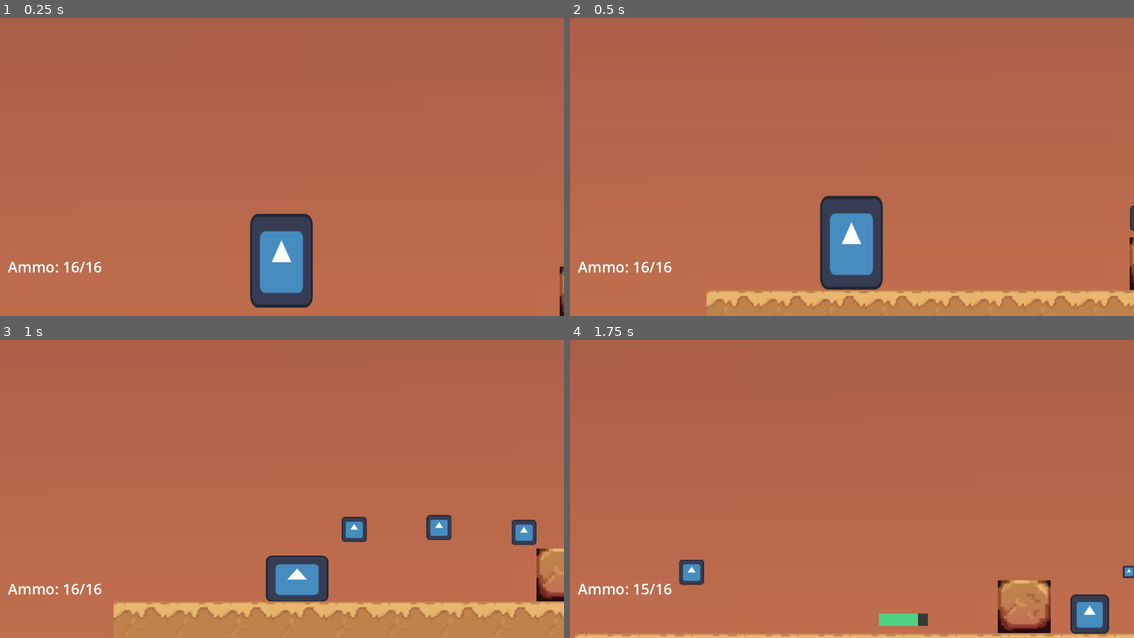
Above: before the commit, frames 1-4 (two rows, left to right).
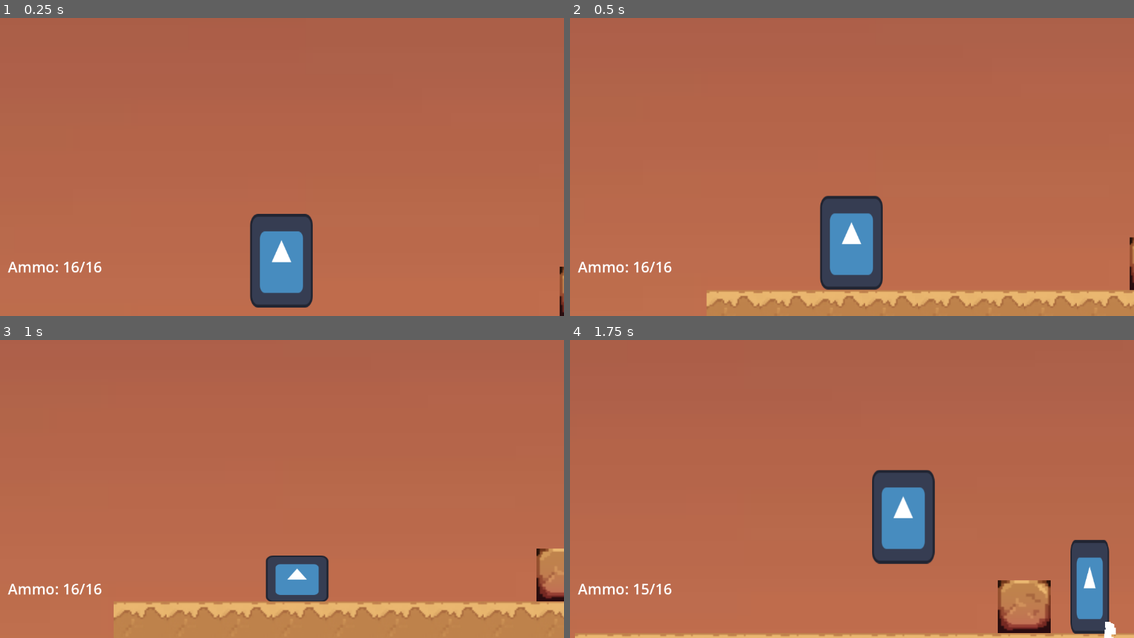
Above: after the commit, the same moments.

Repository: dzfrias/gladiator
Game: Godot game, scene res://scenes/level_playtest.tscn
Two runs of this game, one before a commit and one after it. Both use one fixed random seed, a clock stepped at 60 frames per second and the inputs below. This scene is started directly instead of the project's main scene. The engine's default icon, where the game draws it, is replaced by a stand-in: a white triangle on a blue panel in a dark square.
Inputs (mouse positions are in pixels of both pictures, inside the frame that each line leads up to):
- Up to frame 1 (0.25 s): no input
- Up to frame 2 (0.5 s): no input
- Up to frame 3 (1 s): move the mouse to (406, 465) at 0.52 s; hold D (right) from 0.53 s (still down); hold S (crouch) from 0.53 s (still down); tap Space (jump) at 0.77 s
- Up to frame 4 (1.75 s): keep holding D (right); tap Space (jump) at 1.07, 1.52 s; move the mouse to (739, 494) at 1.27 s; release S (crouch) at 1.28 s; click (739, 494) at 1.35 s

Frame 1 is identical in both runs. In frame 2, less than 0.1% of the frame differs, in the area x 99-100%, y 62-72%; in frame 3, 1.1%; in frame 4, 6.0%, in the area x 19-100%, y 43-100%.

Commit message:
add extra wait time in-between shots for idle shooter

Diff:
--- a/scenes/idle_shooter.tscn
+++ b/scenes/idle_shooter.tscn
@@ -21,6 +21,8 @@
 collision_layer = 2
 collision_mask = 33
 script = ExtResource("1_gcame")
+prepare_attack_time = 2.0
+idle_time = 2.0
 impact_particle_prefab = ExtResource("3_fhmks")
 
 [node name="StandCollision" type="CollisionShape2D" parent="."]
--- a/scripts/enemies/idle_shooter.gd
+++ b/scripts/enemies/idle_shooter.gd
@@ -48,7 +48,7 @@
 	await get_tree().create_timer(prepare_attack_time).timeout
 	while $Weapon.ammo > 0:
 		await $Weapon.fire($Direction)
-
+	await get_tree().create_timer(idle_time).timeout
 	_hide()
 
 func _hide():
